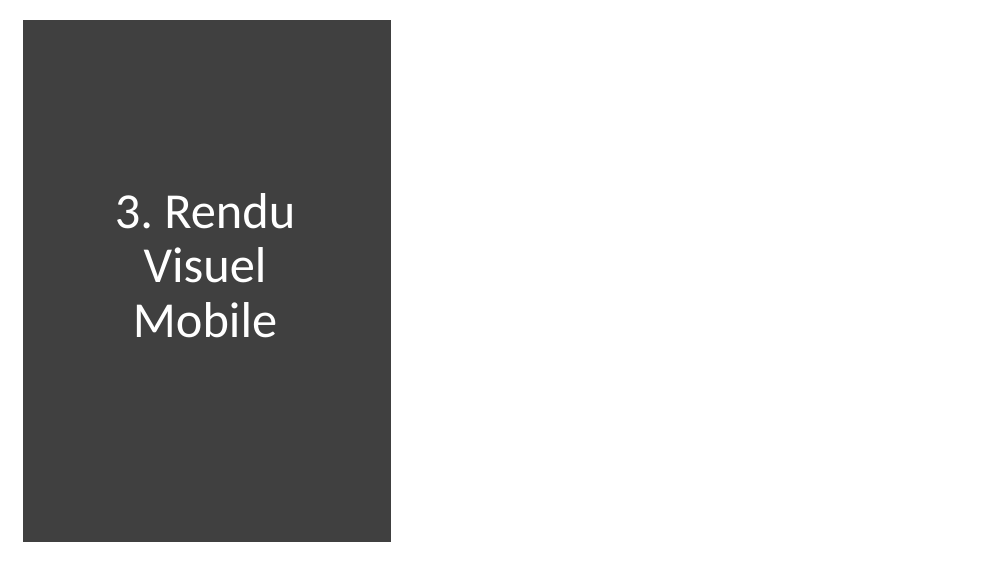
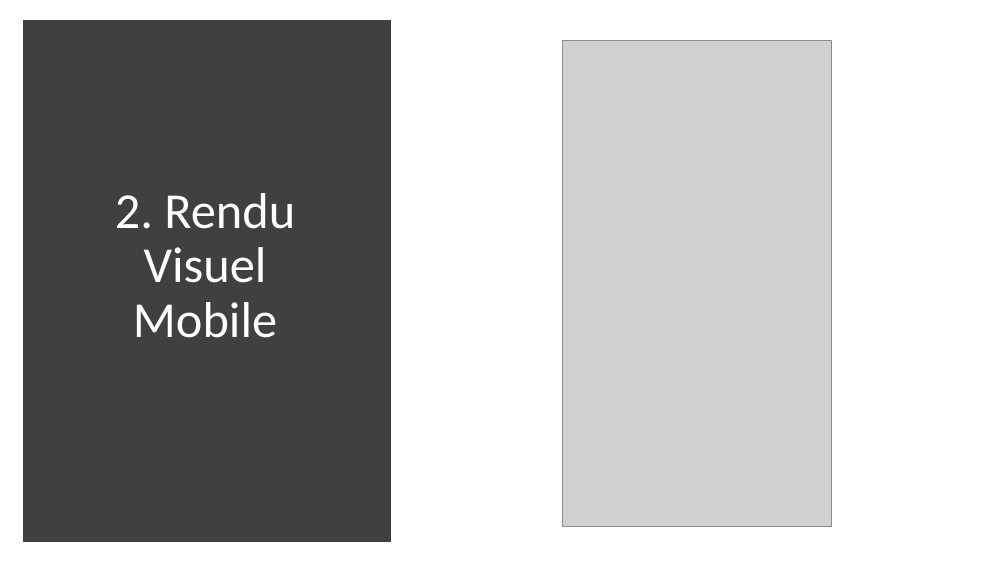
Before and after one commit to Dakusy/P3_OhMyFood, a slide deck: slide 4 of P3.pptx (slide 5 before the commit). Drawn at 1008x567 pixels with LibreOffice and Linux fonts; fonts in the diff are those of the drawing; grey boxes stand for pictures. Boxes give left, top, right and bottom in pixels: in the first picture for what was removed or moved away, otherwise in the second. Text is boxed around its words. In the diff, an @@ line names an element or a change of style, - is before the commit and + after.

```diff
--- a/P3.pptx
+++ b/P3.pptx
@@ picture added at <box>563,41,831,527</box> @@
@@ title at <box>115,193,295,338</box>: text changed @@
-3. Rendu Visuel Mobile
+2. Rendu Visuel Mobile
```
Also in this commit, not shown: 2 other slides changed, 8 other files.
